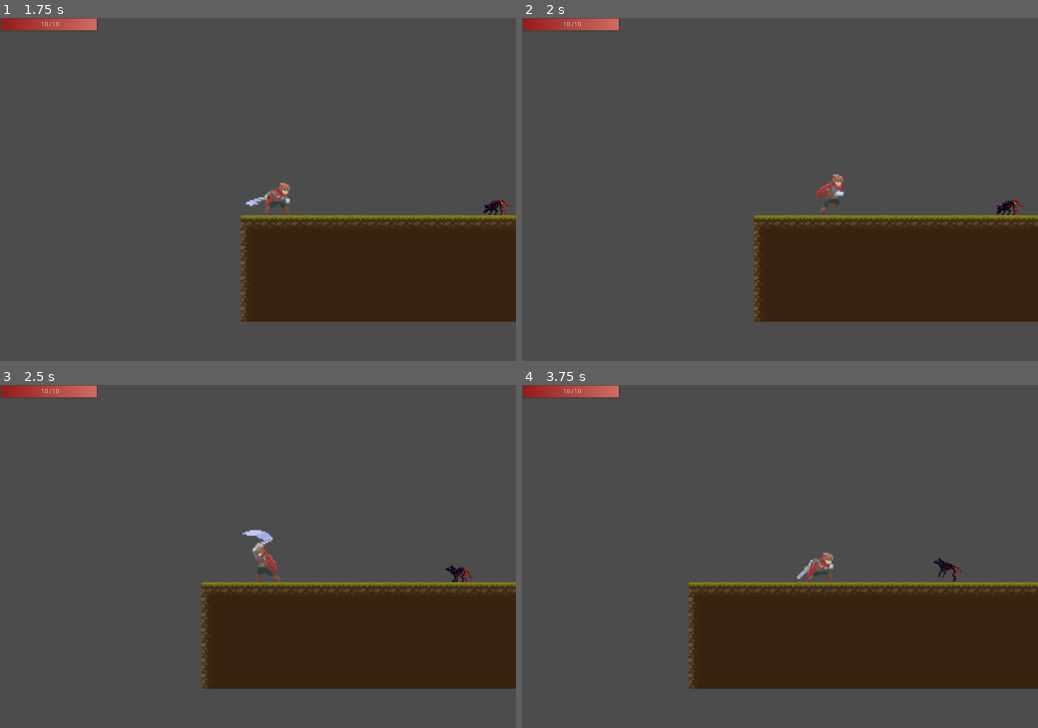
Above: before the commit, frames 1-4 (two rows, left to right).
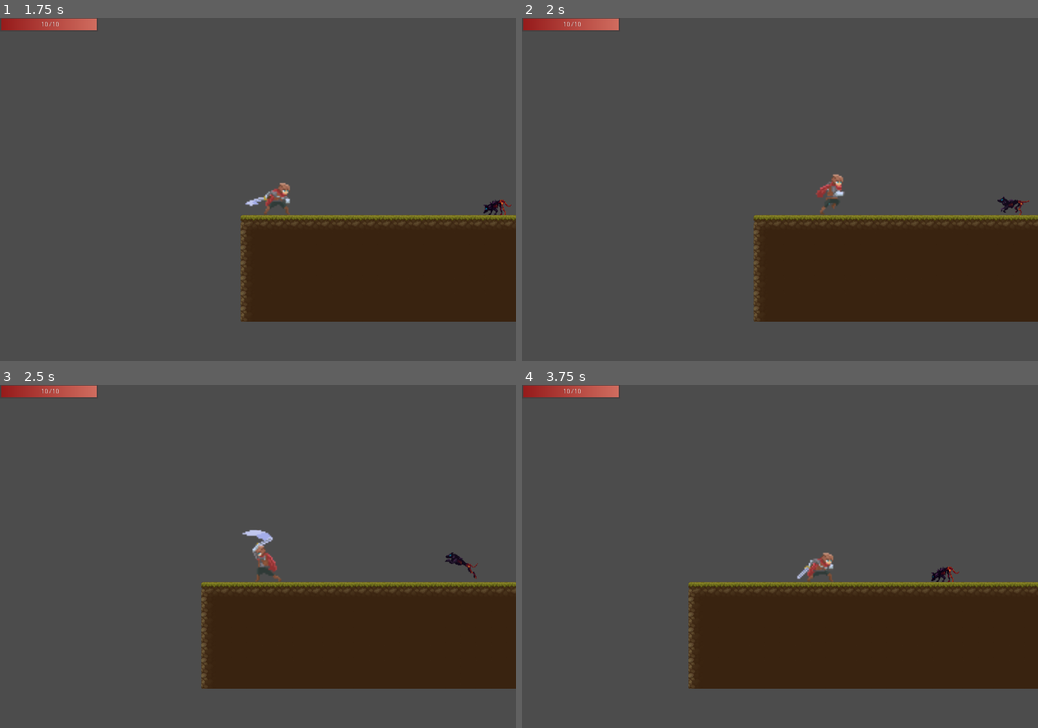
Above: after the commit, the same moments.

Repository: ArtyomKr/2d-scroller-demo
Game: Godot game, scene res://scenes/Main.tscn
Same seed, same stepped clock (60 frames per second), same inputs: the game is played once before the commit and once after it.
Inputs (mouse positions are in pixels of both pictures, inside the frame that each line leads up to):
- Up to frame 1 (1.75 s): move the mouse to (371, 172) at 0.52 s; hold Right (ui_right) from 0.53 s (still down); click (371, 172) at 0.6 s; tap Space (jump) at 0.77, 1.52 s; move the mouse to (154, 206) at 1.27 s; click (154, 206) at 1.35 s
- Up to frame 2 (2 s): keep holding Right (ui_right)
- Up to frame 3 (2.5 s): move the mouse to (309, 481) at 2.02 s; release Right (ui_right) at 2.03 s; hold Left (ui_left) from 2.03 s (still down); click (309, 481) at 2.1 s
- Up to frame 4 (3.75 s): move the mouse to (754, 625) at 2.77 s; release Left (ui_left) at 2.78 s; hold Right (ui_right) from 2.78 s (still down); click (754, 625) at 2.85 s; tap Space (jump) at 3.02 s; move the mouse to (934, 607) at 3.52 s; click (934, 607) at 3.6 s

Frame 1 is identical in both runs. In frame 2, 0.1% of the frame differs, in the area x 92-99%, y 51-58%; in frame 3, 0.2%, in the area x 86-93%, y 48-58%; in frame 4, 0.2%.

Commit message:
feat: add new walk animations,increase alert radius

Diff:
--- a/scenes/actors/enemies/HellHound/HellHound.tscn
+++ b/scenes/actors/enemies/HellHound/HellHound.tscn
@@ -179,7 +179,7 @@
 extents = Vector2( 22.5, 12 )
 
 [sub_resource type="CircleShape2D" id=32]
-radius = 320.0
+radius = 420.0
 
 [sub_resource type="CapsuleShape2D" id=33]
 radius = 11.3333
@@ -246,6 +246,59 @@
 "transitions": PoolRealArray( 1 ),
 "update": 0,
 "values": [ Color( 1, 1, 1, 1 ) ]
+}
+
+[sub_resource type="Animation" id=38]
+resource_name = "alerted_walk"
+length = 2.4
+loop = true
+tracks/0/type = "value"
+tracks/0/path = NodePath("../AnimatedSprite:animation")
+tracks/0/interp = 1
+tracks/0/loop_wrap = true
+tracks/0/imported = false
+tracks/0/enabled = true
+tracks/0/keys = {
+"times": PoolRealArray( 0 ),
+"transitions": PoolRealArray( 1 ),
+"update": 1,
+"values": [ "walk" ]
+}
+tracks/1/type = "value"
+tracks/1/path = NodePath("../AnimatedSprite:frame")
+tracks/1/interp = 1
+tracks/1/loop_wrap = true
+tracks/1/imported = false
+tracks/1/enabled = true
+tracks/1/keys = {
+"times": PoolRealArray( 0, 0.2, 0.4, 0.6, 0.8, 1, 1.2, 1.4, 1.6, 1.8, 2, 2.2 ),
+"transitions": PoolRealArray( 1, 1, 1, 1, 1, 1, 1, 1, 1, 1, 1, 1 ),
+"update": 1,
+"values": [ 0, 1, 2, 3, 4, 5, 6, 7, 8, 9, 10, 11 ]
+}
+tracks/2/type = "value"
+tracks/2/path = NodePath("../AnimatedSprite:position")
+tracks/2/interp = 1
+tracks/2/loop_wrap = true
+tracks/2/imported = false
+tracks/2/enabled = true
+tracks/2/keys = {
+"times": PoolRealArray( 0 ),
+"transitions": PoolRealArray( 1 ),
+"update": 0,
+"values": [ Vector2( 0, 0 ) ]
+}
+tracks/3/type = "value"
+tracks/3/path = NodePath("../HitBoxArea/HitBox:position")
+tracks/3/interp = 1
+tracks/3/loop_wrap = true
+tracks/3/imported = false
+tracks/3/enabled = true
+tracks/3/keys = {
+"times": PoolRealArray( 0 ),
+"transitions": PoolRealArray( 1 ),
+"update": 0,
+"values": [ Vector2( 0, 7 ) ]
 }
 
 [sub_resource type="Animation" id=35]
@@ -382,6 +435,87 @@
 "update": 0,
 "values": [ Vector2( 0, 0 ) ]
 }
+tracks/4/type = "method"
+tracks/4/path = NodePath("..")
+tracks/4/interp = 1
+tracks/4/loop_wrap = true
+tracks/4/imported = false
+tracks/4/enabled = true
+tracks/4/keys = {
+"times": PoolRealArray( 1.2 ),
+"transitions": PoolRealArray( 1 ),
+"values": [ {
+"args": [  ],
+"method": "goto_idle_walk"
+} ]
+}
+
+[sub_resource type="Animation" id=40]
+resource_name = "idle_walk"
+length = 2.4
+loop = true
+tracks/0/type = "value"
+tracks/0/path = NodePath("../AnimatedSprite:animation")
+tracks/0/interp = 1
+tracks/0/loop_wrap = true
+tracks/0/imported = false
+tracks/0/enabled = true
+tracks/0/keys = {
+"times": PoolRealArray( 0 ),
+"transitions": PoolRealArray( 1 ),
+"update": 1,
+"values": [ "walk" ]
+}
+tracks/1/type = "value"
+tracks/1/path = NodePath("../AnimatedSprite:frame")
+tracks/1/interp = 1
+tracks/1/loop_wrap = true
+tracks/1/imported = false
+tracks/1/enabled = true
+tracks/1/keys = {
+"times": PoolRealArray( 0, 0.2, 0.4, 0.6, 0.8, 1, 1.2, 1.4, 1.6, 1.8, 2, 2.2 ),
+"transitions": PoolRealArray( 1, 1, 1, 1, 1, 1, 1, 1, 1, 1, 1, 1 ),
+"update": 1,
+"values": [ 0, 1, 2, 3, 4, 5, 6, 7, 8, 9, 10, 11 ]
+}
+tracks/2/type = "value"
+tracks/2/path = NodePath("../AnimatedSprite:position")
+tracks/2/interp = 1
+tracks/2/loop_wrap = true
+tracks/2/imported = false
+tracks/2/enabled = true
+tracks/2/keys = {
+"times": PoolRealArray( 0 ),
+"transitions": PoolRealArray( 1 ),
+"update": 0,
+"values": [ Vector2( 0, 0 ) ]
+}
+tracks/3/type = "value"
+tracks/3/path = NodePath("../HitBoxArea/HitBox:position")
+tracks/3/interp = 1
+tracks/3/loop_wrap = true
+tracks/3/imported = false
+tracks/3/enabled = true
+tracks/3/keys = {
+"times": PoolRealArray( 0 ),
+"transitions": PoolRealArray( 1 ),
+"update": 0,
+"values": [ Vector2( 0, 7 ) ]
+}
+tracks/4/type = "method"
+tracks/4/path = NodePath("..")
+tracks/4/interp = 1
+tracks/4/loop_wrap = true
+tracks/4/imported = false
+tracks/4/enabled = true
+tracks/4/keys = {
+"times": PoolRealArray( 2.4 ),
+"transitions": PoolRealArray( 1 ),
+"values": [ {
+"args": [  ],
+"method": "goto_alert"
+} ]
+}
 
 [sub_resource type="Animation" id=37]
 resource_name = "run"
@@ -435,59 +569,6 @@
 "values": [ Vector2( 0, 0 ) ]
 }
 
-[sub_resource type="Animation" id=38]
-resource_name = "walk"
-length = 2.4
-loop = true
-tracks/0/type = "value"
-tracks/0/path = NodePath("../AnimatedSprite:animation")
-tracks/0/interp = 1
-tracks/0/loop_wrap = true
-tracks/0/imported = false
-tracks/0/enabled = true
-tracks/0/keys = {
-"times": PoolRealArray( 0 ),
-"transitions": PoolRealArray( 1 ),
-"update": 1,
-"values": [ "walk" ]
-}
-tracks/1/type = "value"
-tracks/1/path = NodePath("../AnimatedSprite:frame")
-tracks/1/interp = 1
-tracks/1/loop_wrap = true
-tracks/1/imported = false
-tracks/1/enabled = true
-tracks/1/keys = {
-"times": PoolRealArray( 0, 0.2, 0.4, 0.6, 0.8, 1, 1.2, 1.4, 1.6, 1.8, 2, 2.2 ),
-"transitions": PoolRealArray( 1, 1, 1, 1, 1, 1, 1, 1, 1, 1, 1, 1 ),
-"update": 1,
-"values": [ 0, 1, 2, 3, 4, 5, 6, 7, 8, 9, 10, 11 ]
-}
-tracks/2/type = "value"
-tracks/2/path = NodePath("../AnimatedSprite:position")
-tracks/2/interp = 1
-tracks/2/loop_wrap = true
-tracks/2/imported = false
-tracks/2/enabled = true
-tracks/2/keys = {
-"times": PoolRealArray( 0 ),
-"transitions": PoolRealArray( 1 ),
-"update": 0,
-"values": [ Vector2( 0, 0 ) ]
-}
-tracks/3/type = "value"
-tracks/3/path = NodePath("../HitBoxArea/HitBox:position")
-tracks/3/interp = 1
-tracks/3/loop_wrap = true
-tracks/3/imported = false
-tracks/3/enabled = true
-tracks/3/keys = {
-"times": PoolRealArray( 0 ),
-"transitions": PoolRealArray( 1 ),
-"update": 0,
-"values": [ Vector2( 0, 7 ) ]
-}
-
 [node name="HellHound" type="KinematicBody2D" groups=["demon", "hellhound"]]
 collision_layer = 4
 script = ExtResource( 6 )
@@ -514,6 +595,7 @@
 margin_bottom = -43.0
 
 [node name="DetectionArea" type="Area2D" parent="."]
+visible = false
 collision_layer = 0
 collision_mask = 3
 
@@ -532,11 +614,12 @@
 [node name="AnimationPlayer" type="AnimationPlayer" parent="."]
 root_node = NodePath("../HPBar")
 anims/RESET = SubResource( 34 )
+anims/alerted_walk = SubResource( 38 )
 anims/attack = SubResource( 35 )
 anims/die = SubResource( 39 )
 anims/idle = SubResource( 36 )
+anims/idle_walk = SubResource( 40 )
 anims/run = SubResource( 37 )
-anims/walk = SubResource( 38 )
 
 [node name="AlertTimer" type="Timer" parent="."]
 wait_time = 8.0
Not shown: 1 places in scenes/actors/enemies/HellHound/HellHound.tscn that only renumber resources
